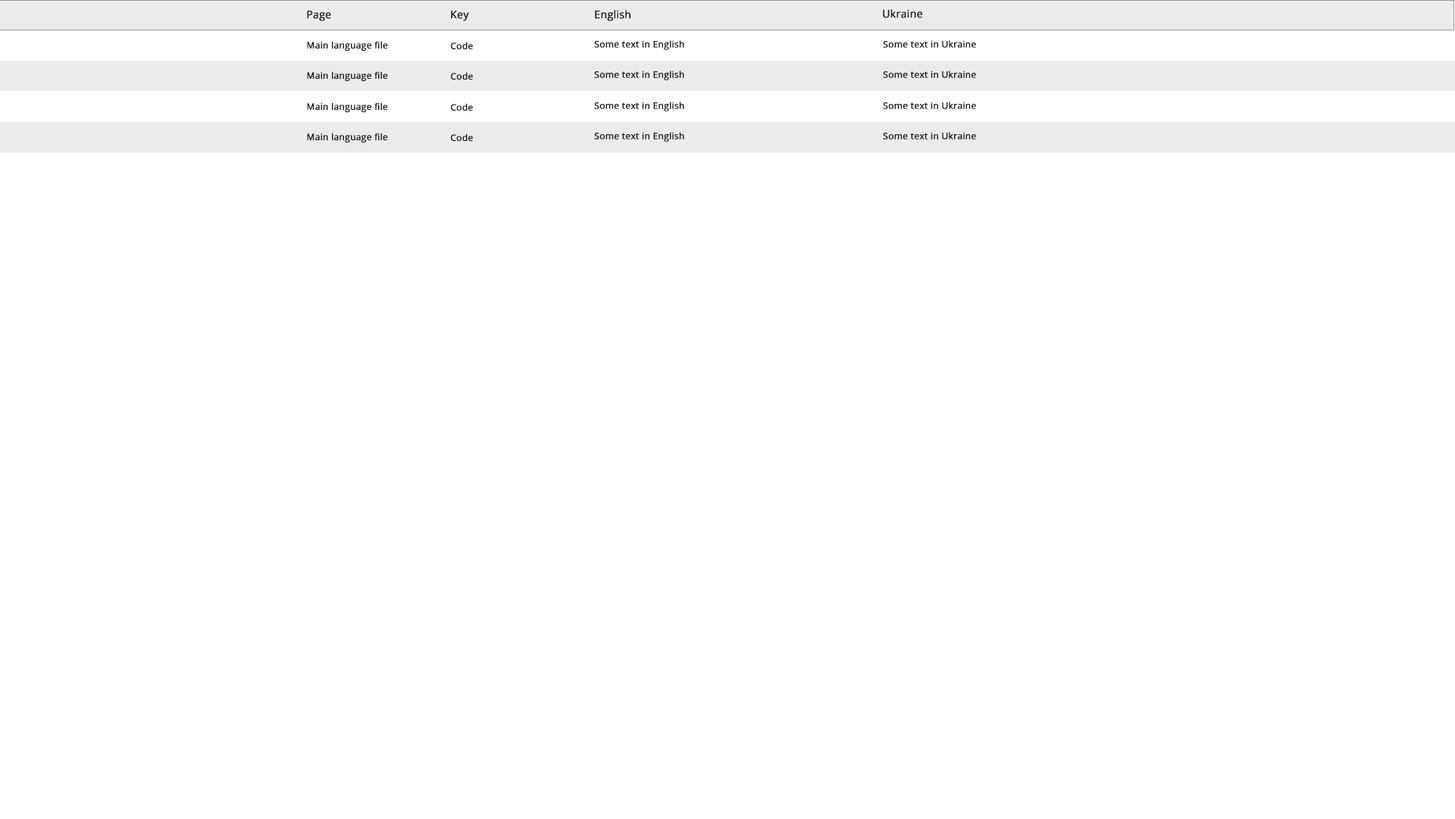
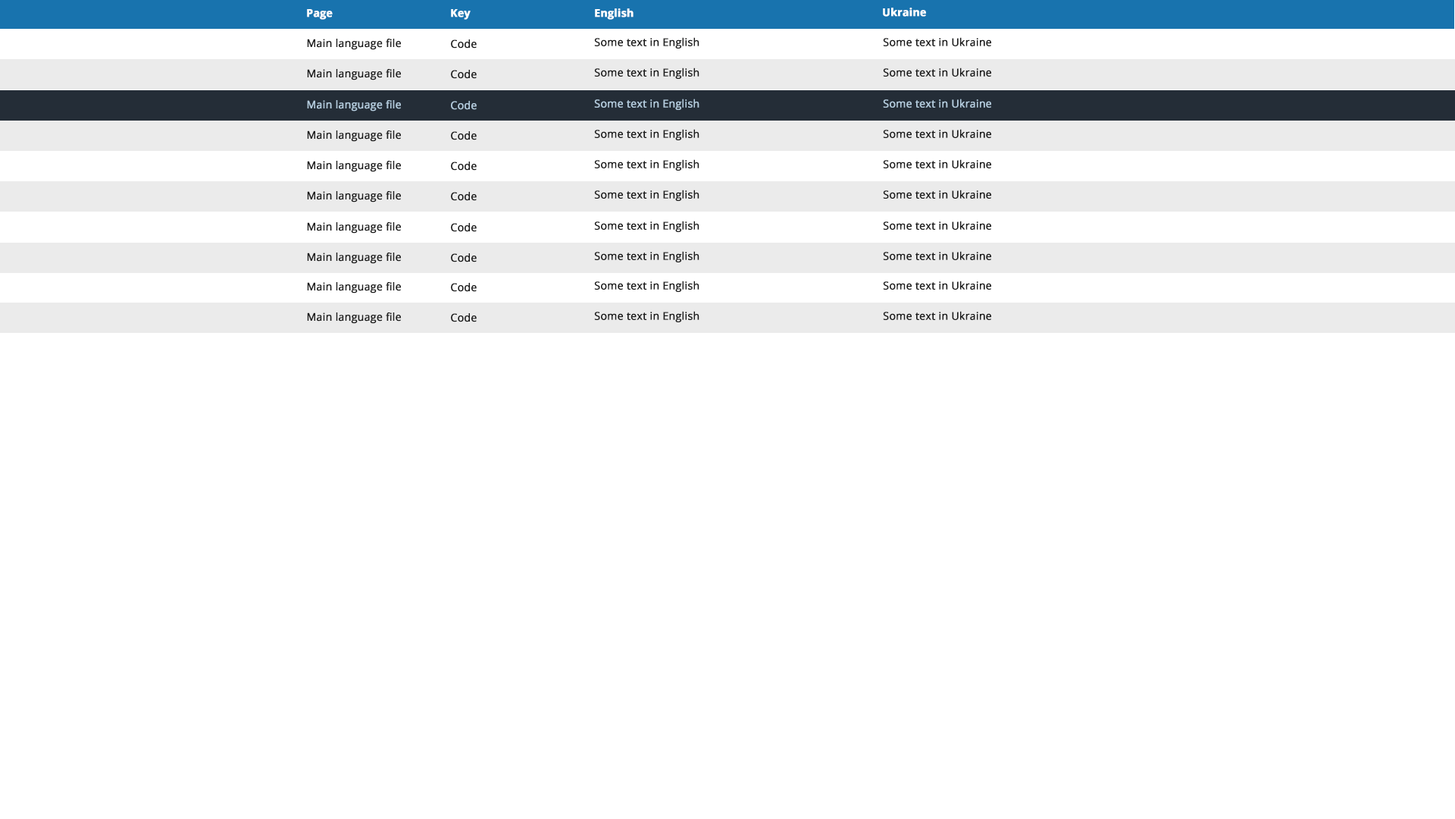
The second 1455x819 image is a revision of the first. Changes to its layers:
painted on "Background" (1st of 12, in "Table" › "Header" › "Columns") over box(0, 0, 1455, 31)
added group "Columns" (2nd of 11, in "Table" › "Rows" › "Row 1") with 4 layers in group "Row 1" over box(306, 37, 992, 51)
painted on "Background" (2nd of 12, in "Table" › "Rows" › "Row 1") over box(0, 28, 1455, 61)
painted on "Background" (3rd of 12, in "Table" › "Rows" › "Row 2") over box(0, 59, 1455, 91)
added group "Hover" (3rd of 10, in "Table" › "Rows" › "Row 3") with 6 layers in group "Row 3" over box(0, 90, 1455, 121)
added layer "HoverBackground" (3rd of 10, in "Table" › "Rows" › "Row 3" › "Hover") in group "Hover" over box(0, 90, 1455, 121)
painted on "Background" (4th of 12, in "Table" › "Rows" › "Row 3") over box(0, 90, 1455, 123)
painted on "Background" (5th of 12, in "Table" › "Rows" › "Row 4") over box(0, 120, 1455, 153)
added group "Row 5" with 13 layers in group "Rows" over box(0, 150, 1455, 173)
added layer "Background" (6th of 12, in "Table" › "Rows" › "Row 5") in group "Row 5" over box(0, 150, 1455, 173)
added group "Row 6" with 13 layers in group "Rows" over box(0, 181, 1455, 212)
added layer "Background" (7th of 12, in "Table" › "Rows" › "Row 6") in group "Row 6" over box(0, 181, 1455, 212)
added group "Row 8" with 13 layers in group "Rows" over box(0, 242, 1455, 273)
added layer "Background" (9th of 12, in "Table" › "Rows" › "Row 8") in group "Row 8" over box(0, 242, 1455, 273)
added group "Row 9" with 13 layers in group "Rows" over box(0, 272, 1455, 294)
added layer "Background" (10th of 12, in "Table" › "Rows" › "Row 9") in group "Row 9" over box(0, 272, 1455, 294)
added group "Row 10" with 13 layers in group "Rows" over box(0, 302, 1455, 333)
added layer "Background" (11th of 12, in "Table" › "Rows" › "Row 10") in group "Row 10" over box(0, 302, 1455, 333)
…and 68 more changes (48 added, 20 painted, 16 stack)
